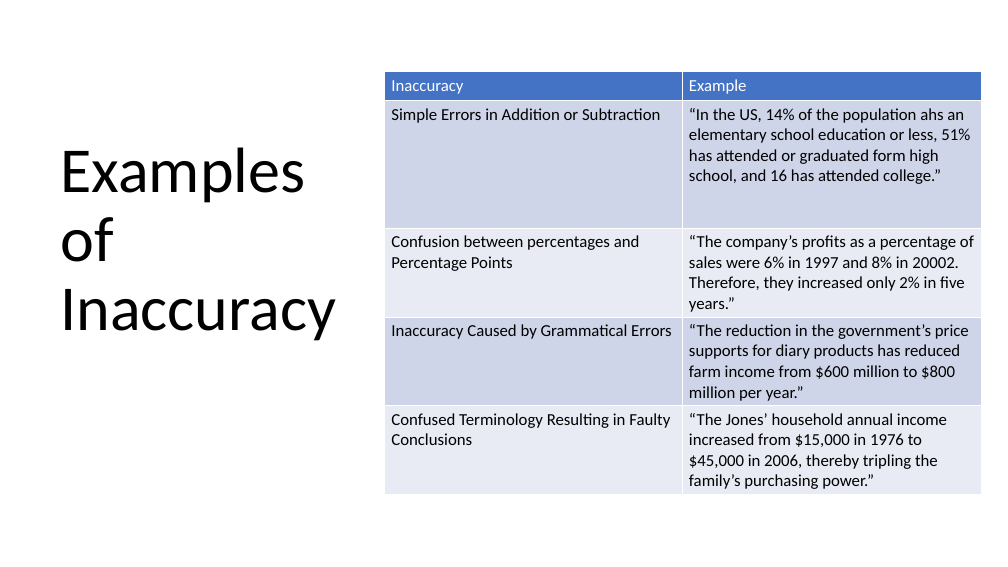
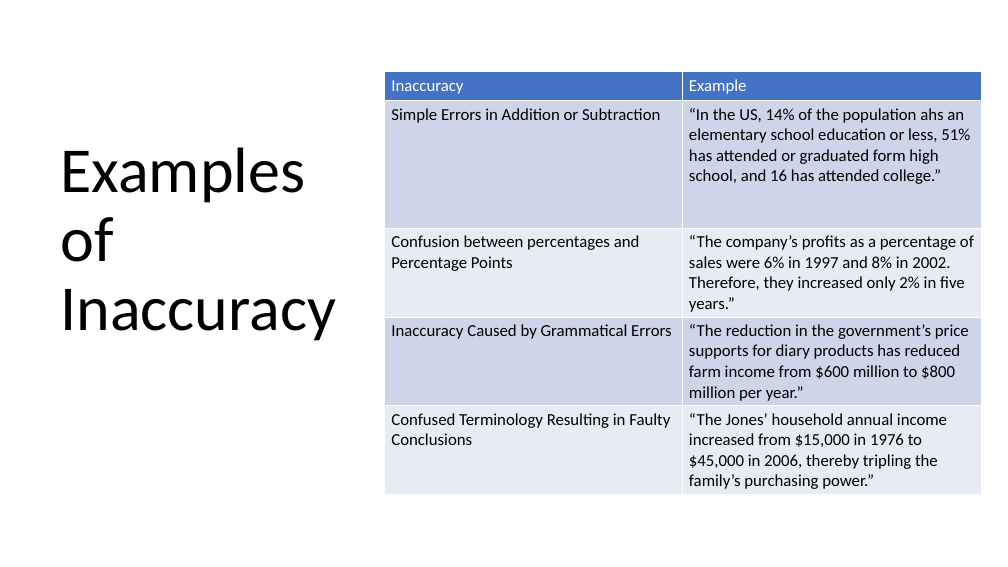
Before and after one commit to mikenguyen13/mar4050_S23_2, a slide deck: slide 24 of lectures/11/1_Correlation.pptx. Drawn at 1008x567 pixels with LibreOffice and Linux fonts; fonts in the diff are those of the drawing. Boxes give left, top, right and bottom in pixels: in the first picture for what was removed or moved away, otherwise in the second. Text is boxed around its words. In the diff, an @@ line names an element or a change of style, - is before the commit and + after.

Commit message:
11.1

```diff
--- a/lectures/11/1_Correlation.pptx
+++ b/lectures/11/1_Correlation.pptx
@@ table at [385,72,982,493] @@
-row 3, column 2: “The company’s profits as a percentage of sales were 6% in 1997 and 8% in 20002. Therefore, they increased only 2% in five years.”
+row 3, column 2: “The company’s profits as a percentage of sales were 6% in 1997 and 8% in 2002. Therefore, they increased only 2% in five years.”
```
Also in this commit, not shown: 4 other slides changed.
